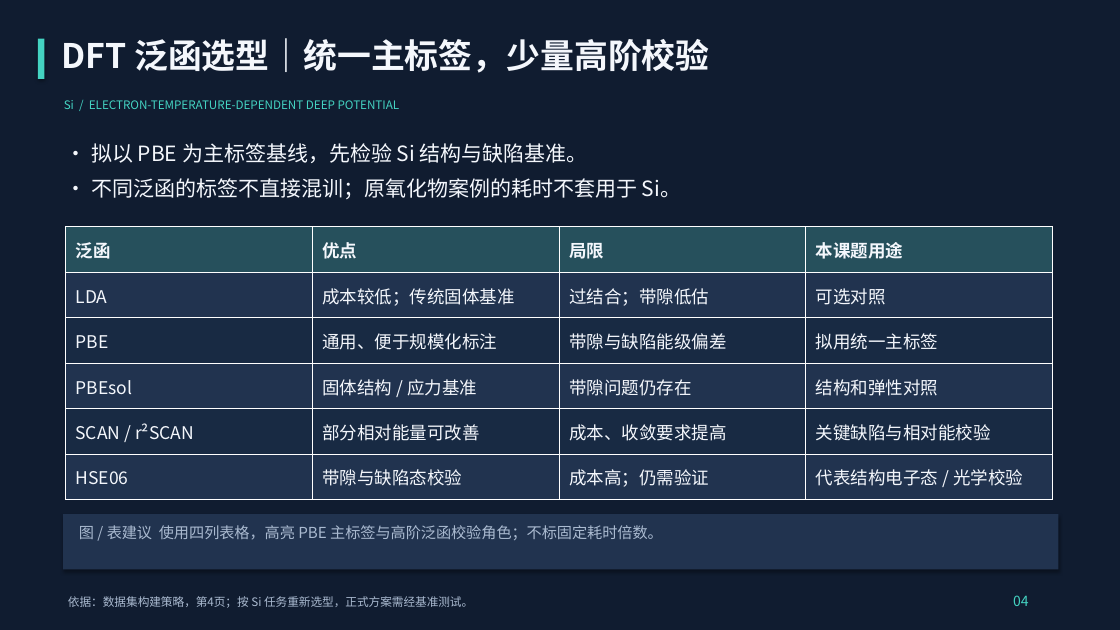
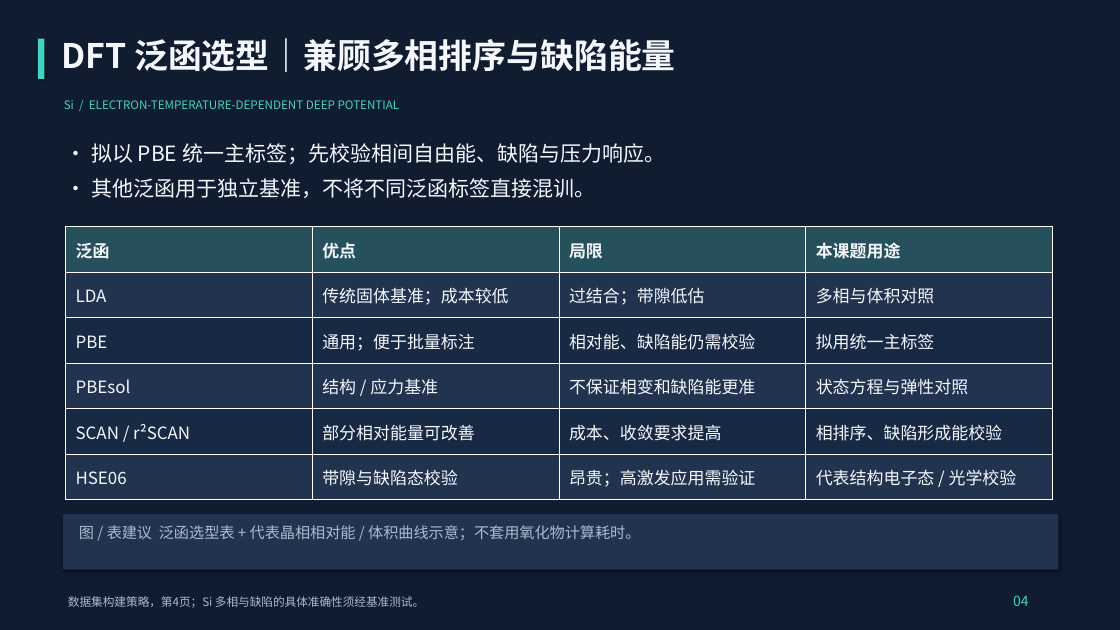
Before and after one commit to Sonnyn207/initial-dataset-configuration, a slide deck: slide 4 of deliverables/Si_Te_Initial_Dataset_5slides.pptx. Drawn at 1120x630 pixels with LibreOffice and Linux fonts; fonts in the diff are those of the drawing. Boxes give left, top, right and bottom in pixels: in the first picture for what was removed or moved away, otherwise in the second. Text is boxed around its words. In the diff, an @@ line names an element or a change of style, - is before the commit and + after.

```diff
--- a/deliverables/Si_Te_Initial_Dataset_5slides.pptx
+++ b/deliverables/Si_Te_Initial_Dataset_5slides.pptx
@@ text at (61,38,676,72): text changed @@
-DFT 泛函选型｜统一主标签，少量高阶校验
+DFT 泛函选型｜兼顾多相排序与缺陷能量
@@ text at (91,143,665,198): text changed @@
-• 拟以 PBE 为主标签基线，先检验 Si 结构与缺陷基准。
-• 不同泛函的标签不直接混训；原氧化物案例的耗时不套用于 Si。
+• 拟以 PBE 统一主标签；先校验相间自由能、缺陷与压力响应。
+• 其他泛函用于独立基准，不将不同泛函标签直接混训。
@@ table at (66,227,1054,500) @@
-row 2, column 2: 成本较低；传统固体基准
+row 2, column 2: 传统固体基准；成本较低
-row 2, column 4: 可选对照
+row 2, column 4: 多相与体积对照
-row 3, column 2: 通用、便于规模化标注
+row 3, column 2: 通用；便于批量标注
-row 3, column 3: 带隙与缺陷能级偏差
+row 3, column 3: 相对能、缺陷能仍需校验
-row 4: PBEsol | 固体结构 / 应力基准 | 带隙问题仍存在 | 结构和弹性对照
+row 4: PBEsol | 结构 / 应力基准 | 不保证相变和缺陷能更准 | 状态方程与弹性对照
-row 5, column 4: 关键缺陷与相对能校验
+row 5, column 4: 相排序、缺陷形成能校验
-row 6, column 3: 成本高；仍需验证
+row 6, column 3: 昂贵；高激发应用需验证
@@ size 15 to 14.5 pt in "泛函", "优点", "局限", "本课题用途" and 11 more places @@
@@ text at (79,525,640,540): text changed @@
-图 / 表建议 使用四列表格，高亮 PBE 主标签与高阶泛函校验角色；不标固定耗时倍数。
+图 / 表建议 泛函选型表 + 代表晶相相对能 / 体积曲线示意；不套用氧化物计算耗时。
@@ text at (68,596,424,608): text changed @@
-依据：数据集构建策略，第4页；按 Si 任务重新选型，正式方案需经基准测试。
+数据集构建策略，第4页；Si 多相与缺陷的具体准确性须经基准测试。
```
Also in this commit, not shown: 4 other slides changed, 1 other file.
